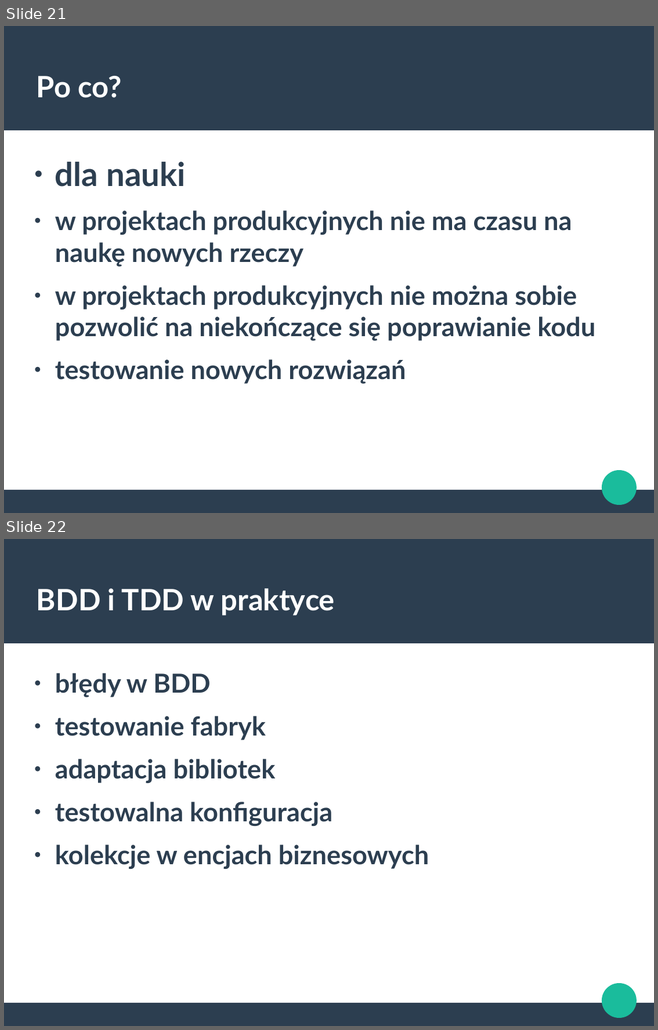
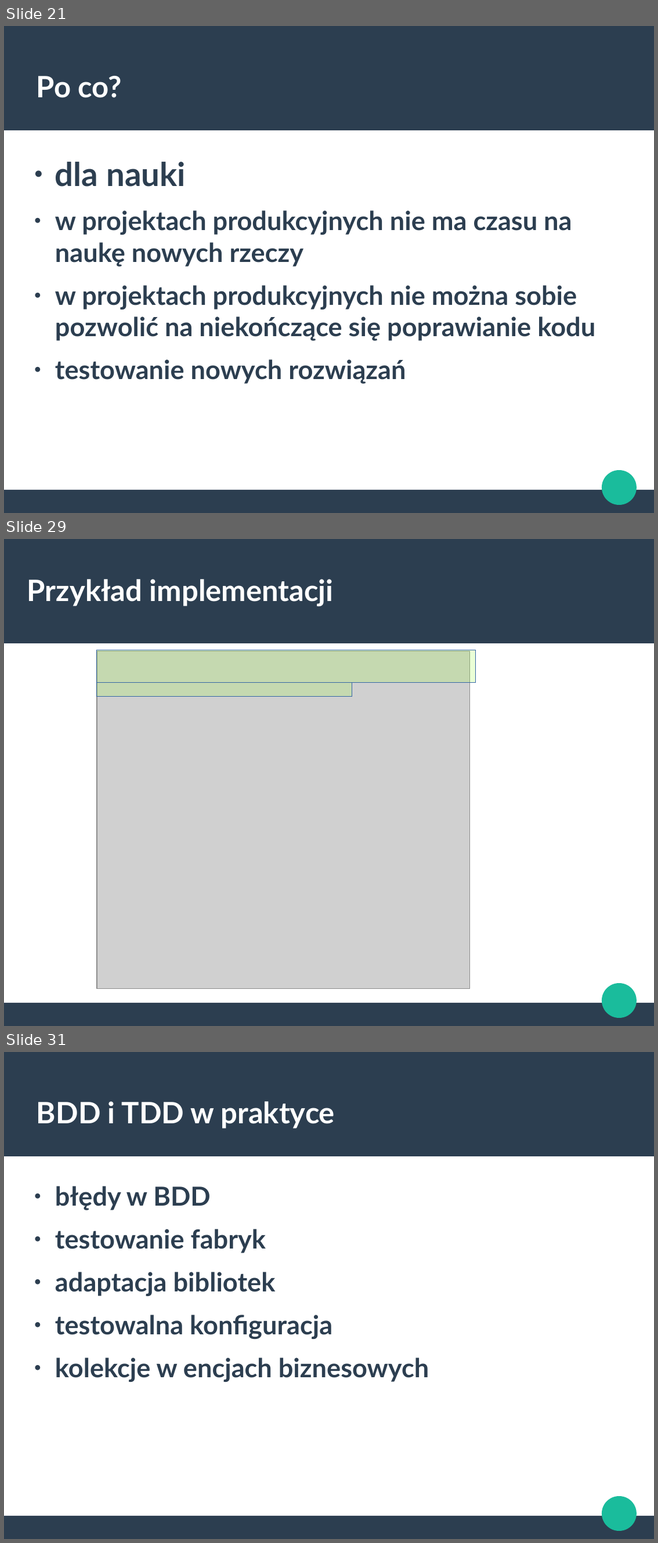
Before and after one commit to bartoszgolek/PHPers, a slide deck: Prezentacja PHPers.odp. Shown one above the other, each under a label of ours: slides 21 and 22 before the commit, slides 21, 29 and 31 after it; the slides between them are not shown. The pictures are 658x1030 and 658x1543 pixels, drawn with LibreOffice and Linux fonts; fonts in the diff are those of the drawing; grey boxes stand for pictures. Boxes give left, top, right and bottom in pixels: in the first picture for what was removed or moved away, otherwise in the second. Text is boxed around its words. In the diff, an @@ line names an element or a change of style, - is before the commit and + after.

```diff
--- a/Prezentacja PHPers.odp
+++ b/Prezentacja PHPers.odp
@@ slide 29 added at (4,539,654,1026), background #FFFFFF; not listed: 3 template elements that a slide beside it also shows @@
@@ title added at (27,579,333,606), 36 pt, text #FFFFFF, bold @@
+Przykład implementacji
@@ picture added at (97,651,469,988) @@
@@ rectangle added at (97,650,476,683), fill #99FF33 at 20% opacity, outline #3465A4 0 pt @@
@@ rectangle added at (97,683,352,697), fill #99FF33 at 20% opacity, outline #3465A4 0 pt @@
@@ what was slide 22 is now slide 31 @@
```
Also in this commit, not shown: 2 slides changed, 14 other slides added, 13 other files.
